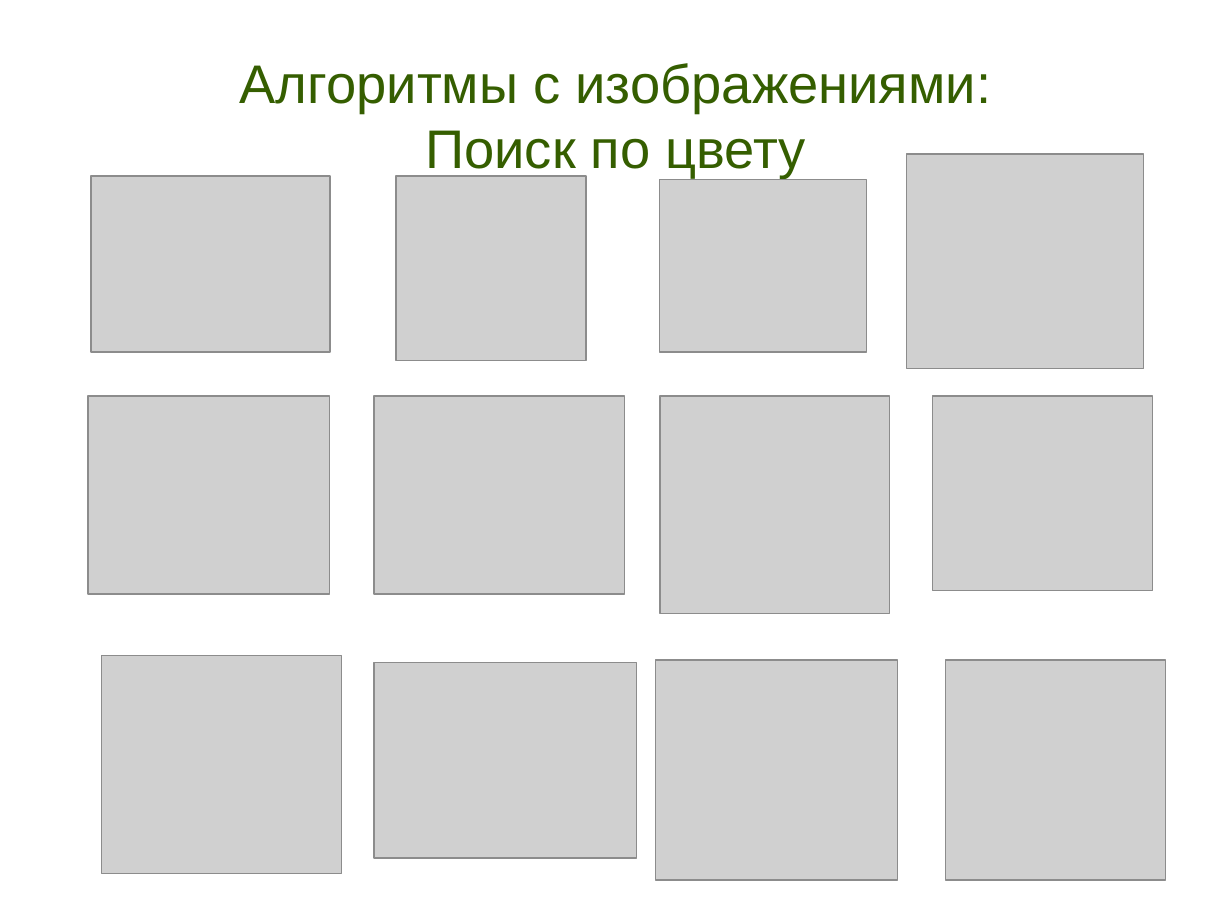
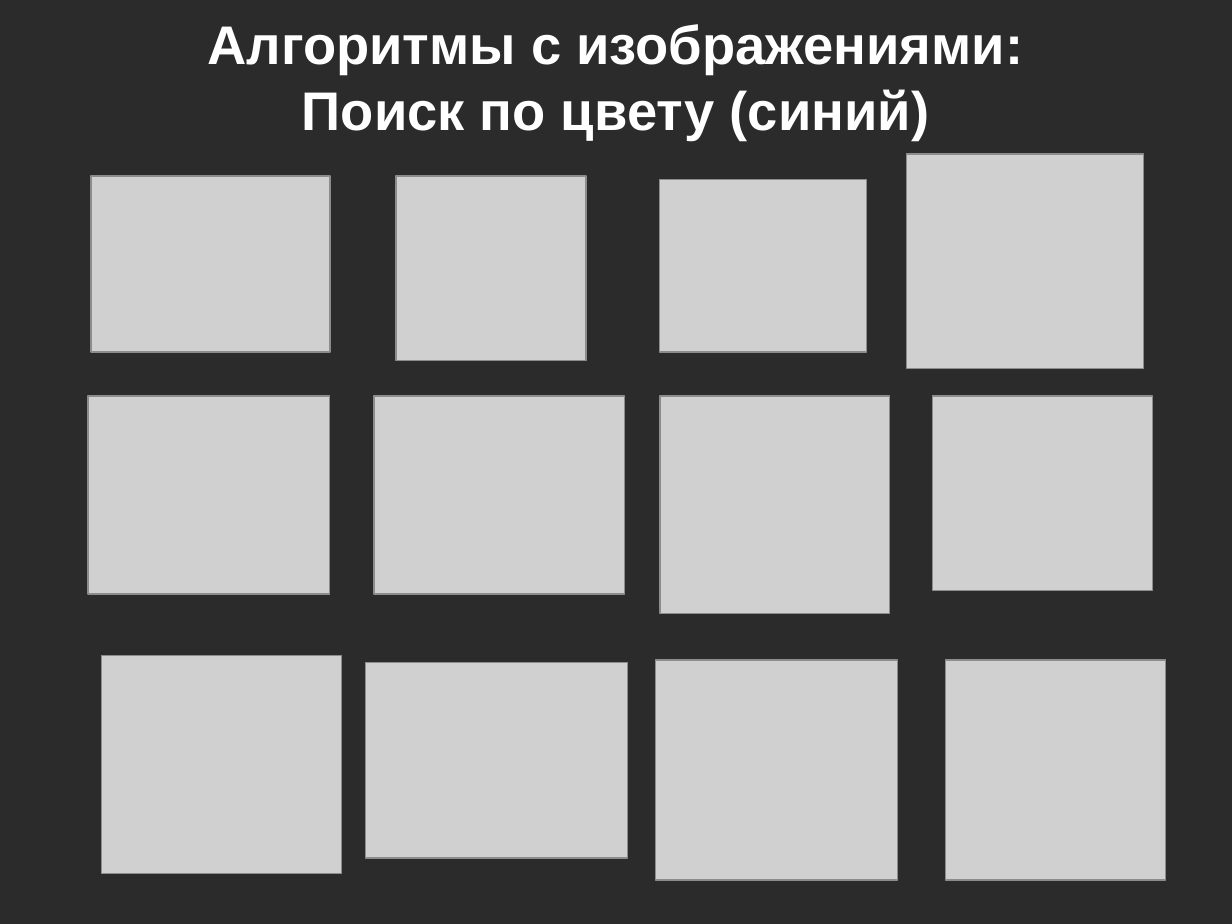
Before and after one commit to tipe/searchbycolor, a slide deck: slide 9 of Presentation.odp. Drawn at 1232x924 pixels with LibreOffice and Linux fonts; fonts in the diff are those of the drawing; grey boxes stand for pictures; background and template pictures are left out; a plain dark background stands for a picture behind light text. Boxes give left, top, right and bottom in pixels: in the first picture for what was removed or moved away, otherwise in the second. Text is boxed around its words. In the diff, an @@ line names an element or a change of style, - is before the commit and + after.

```diff
--- a/Presentation.odp
+++ b/Presentation.odp
@@ background #FFFFFF to picture (left out) @@
@@ title at [208,24,1024,140]: text changed; text colour #355E00 to #FFFFFF; bold on @@
-Алгоритмы с изображениями:
-Поиск по цвету
+Алгоритмы с изображениями:
+Поиск по цвету (синий)
@@ picture: place and size @@
-picture at [375,663,637,859]
+picture at [366,663,628,859]
```
Also in this commit, not shown: 11 other slides changed, 1 slide added, 1 slide removed.
